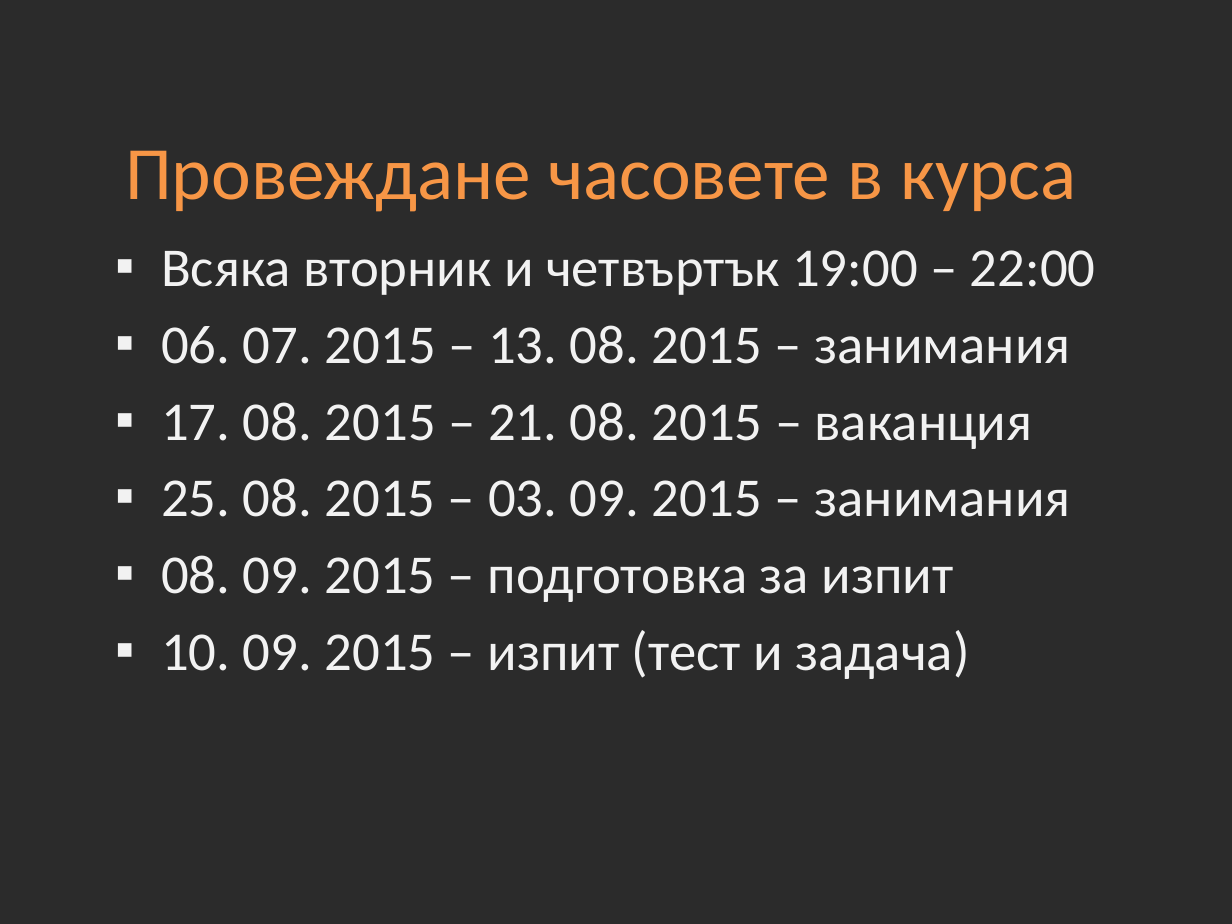
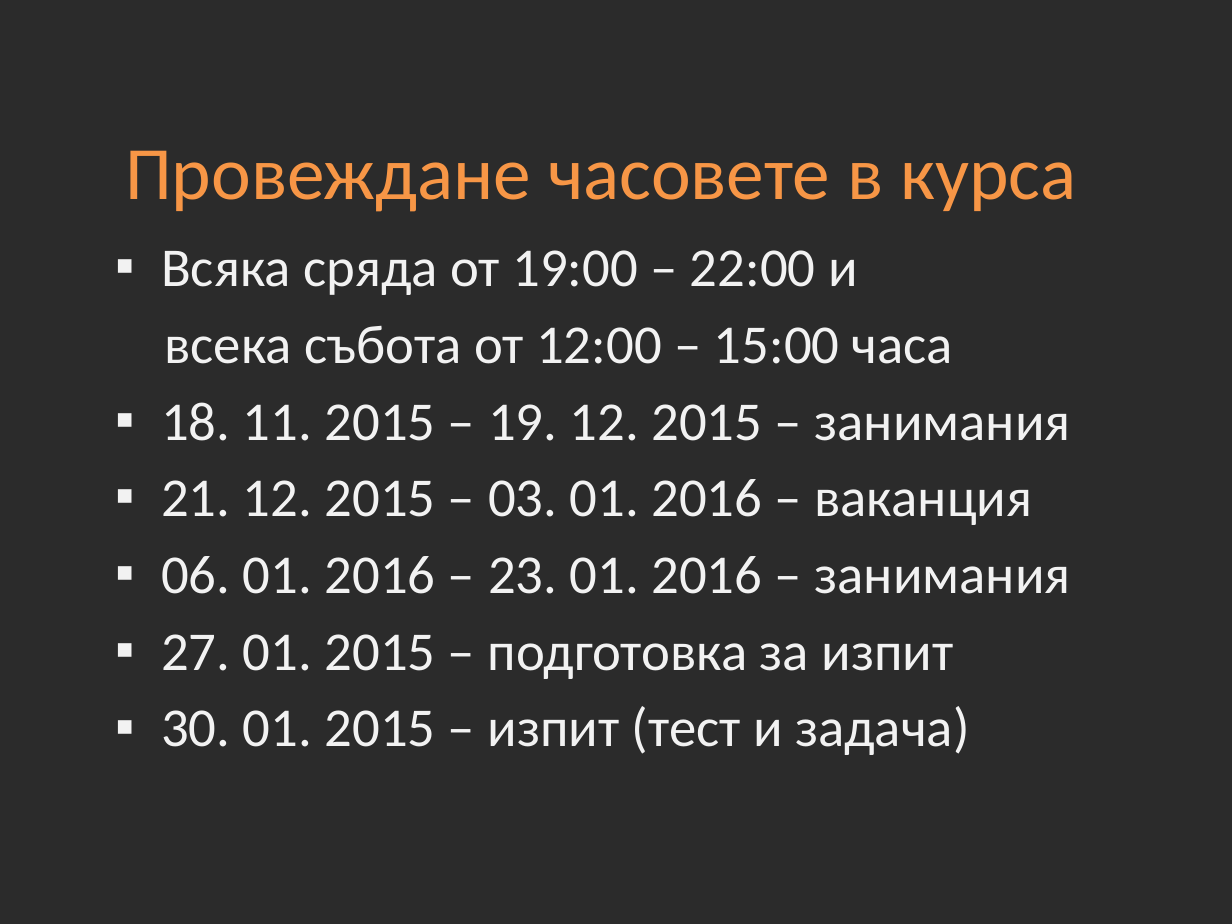
Before and after one commit to Academy-Soft-Intellect/Java-Course, a slide deck: slide 3 of 01-Introduction-into-Course.pptx. Drawn at 1232x924 pixels with LibreOffice and Linux fonts; fonts in the diff are those of the drawing; background and template pictures are left out; a plain dark background stands for a picture behind light text. Boxes give left, top, right and bottom in pixels: in the first picture for what was removed or moved away, otherwise in the second. Text is boxed around its words. In the diff, an @@ line names an element or a change of style, - is before the commit and + after.

Commit message:
Updated Lecture 1

```diff
--- a/01-Introduction-into-Course.pptx
+++ b/01-Introduction-into-Course.pptx
@@ text at bbox=[161, 250, 1070, 755]: text changed @@
-▪ Всяка вторник и четвъртък 19:00 – 22:00
-▪ 06. 07. 2015 – 13. 08. 2015 – занимания
-▪ 17. 08. 2015 – 21. 08. 2015 – ваканция
-▪ 25. 08. 2015 – 03. 09. 2015 – занимания
-▪ 08. 09. 2015 – подготовка за изпит
-▪ 10. 09. 2015 – изпит (тест и задача)
+▪ Всяка сряда от 19:00 – 22:00 и
+всека събота от 12:00 – 15:00 часа
+▪ 18. 11. 2015 – 19. 12. 2015 – занимания
+▪ 21. 12. 2015 – 03. 01. 2016 – ваканция
+▪ 06. 01. 2016 – 23. 01. 2016 – занимания
+▪ 27. 01. 2015 – подготовка за изпит
+▪ 30. 01. 2015 – изпит (тест и задача)
```
Also in this commit, not shown: 1 other slide changed, 3 slides added.
